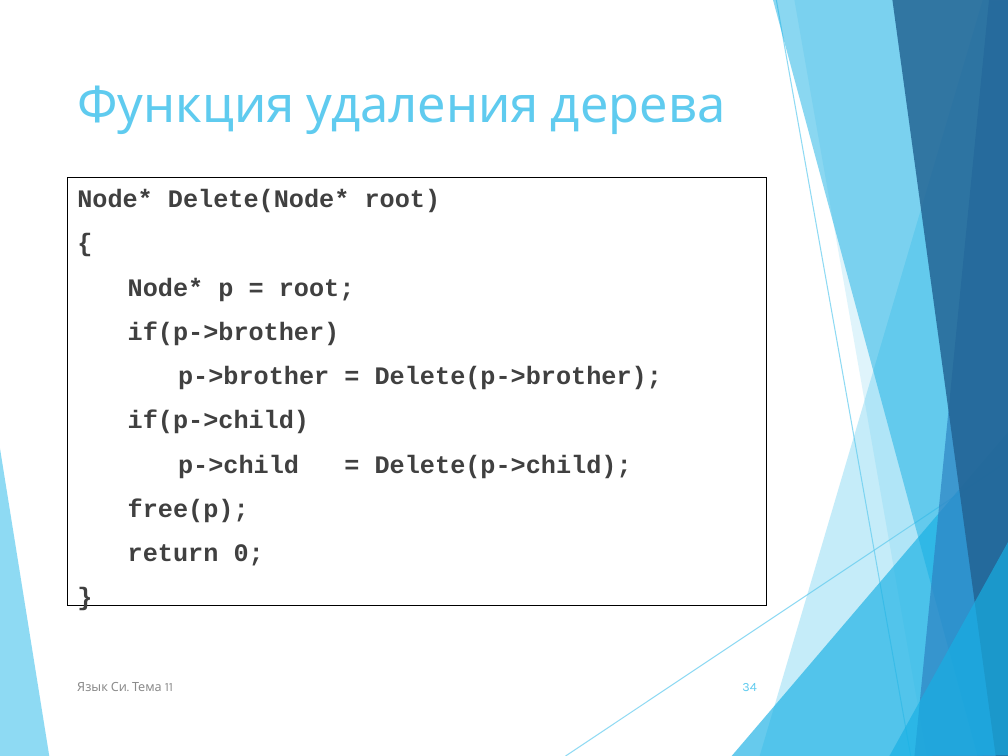
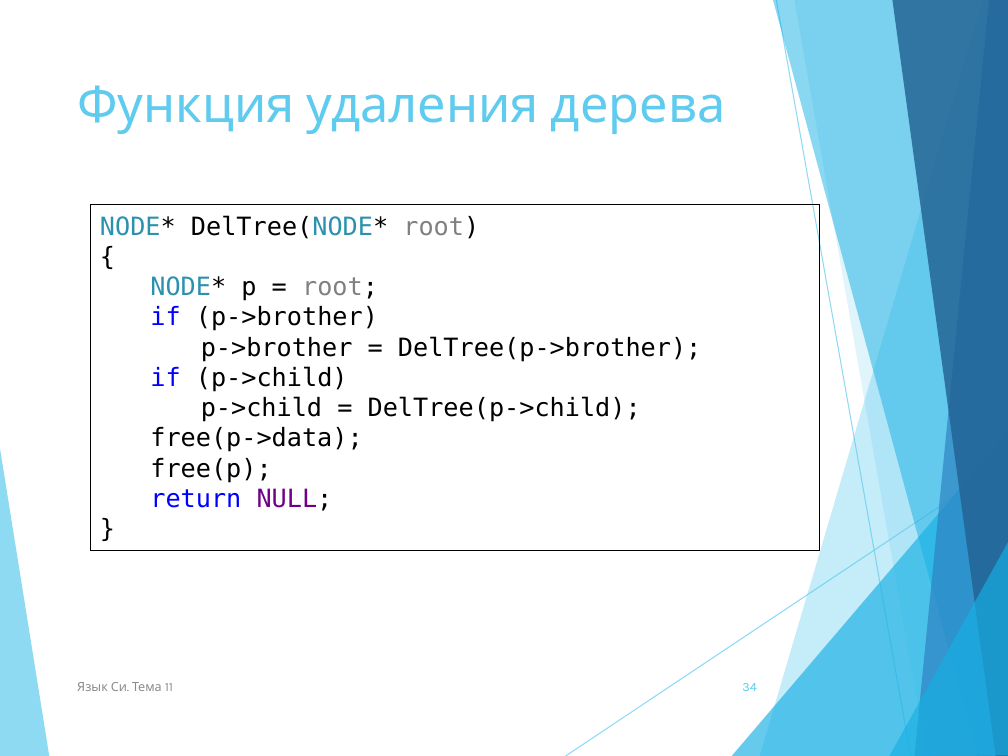
Before and after one commit to NIIT-2020/lection_c, a slide deck: slide 34 of 11 Динамические структуры данных.pptx. Drawn at 1008x756 pixels with LibreOffice and Linux fonts; fonts in the diff are those of the drawing. Boxes give left, top, right and bottom in pixels: in the first picture for what was removed or moved away, otherwise in the second. Text is boxed around its words. In the diff, an @@ line names an element or a change of style, - is before the commit and + after.

```diff
--- a/11 Динамические структуры данных.pptx
+++ b/11 Динамические структуры данных.pptx
@@ rectangle "NODE* DelTree(NODE* root)": place and size @@
-rectangle "NODE* DelTree(NODE* root)" at box(68, 177, 767, 605)
+rectangle "NODE* DelTree(NODE* root)" at box(90, 205, 820, 550)
@@ rectangle "NODE* DelTree(NODE* root)" at box(90, 205, 820, 550): text to rectangle @@
@@ text in rectangle at box(100, 215, 479, 239): text changed; font Courier New to DejaVu Sans Mono; text colour #404040 to #000000; bold off @@
-Node* Delete(Node* root)
+NODE* DelTree(NODE* root)
@@ text in rectangle at box(150, 276, 701, 452): text changed; font Courier New to DejaVu Sans Mono; text colour #404040 to #000000; bold off @@
-Node* p = root;
-if(p->brother)
-p->brother = Delete(p->brother);
-if(p->child)
-p->child = Delete(p->child);
+NODE* p = root;
+if (p->brother)
+p->brother = DelTree(p->brother);
+if (p->child)
+p->child = DelTree(p->child);
+free(p->data);
@@ text in rectangle at box(150, 458, 271, 483): font Courier New to DejaVu Sans Mono, text colour #404040 to #000000, bold off in "{", "free(p);", "}"; less space between paragraphs @@
@@ text in rectangle at box(150, 488, 333, 511): text changed; font Courier New to DejaVu Sans Mono; text colour #404040 to #0000FF; bold off @@
-return 0;
+return NULL;
```
Also in this commit, not shown: 8 other slides changed, 1 slide added, 1 slide removed.
